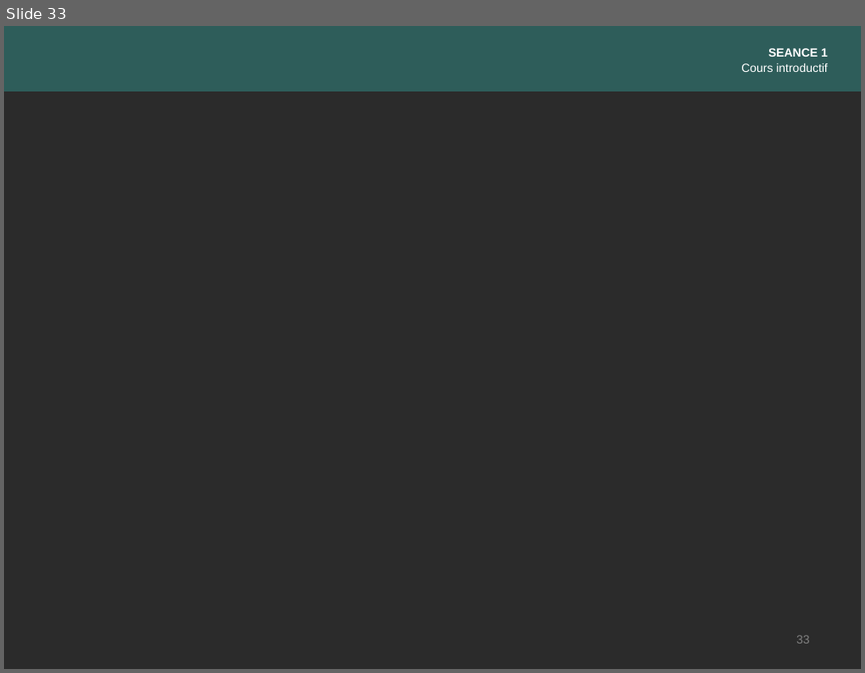
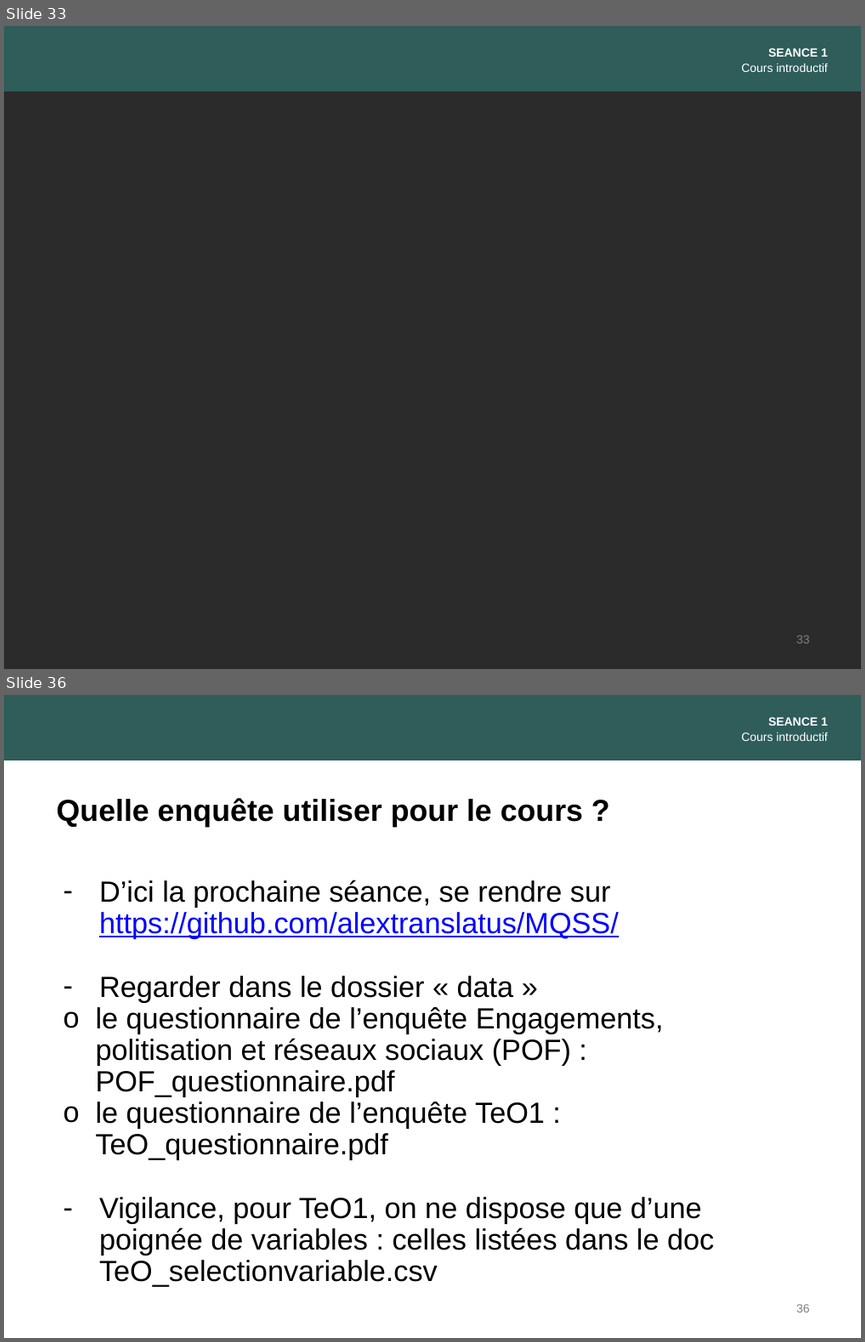
Before and after one commit to alextranslatus/MQSS, a slide deck: slides/1. Intro Partie I.pptx. Shown one above the other, each under a label of ours: slide 33 before the commit, slides 33 and 36 after it; the slides between them are not shown. The pictures are 865x673 and 865x1342 pixels, drawn with LibreOffice and Linux fonts; fonts in the diff are those of the drawing; background and template pictures are left out; a plain dark background stands for a picture behind light text. Boxes give left, top, right and bottom in pixels: in the first picture for what was removed or moved away, otherwise in the second. Text is boxed around its words. In the diff, an @@ line names an element or a change of style, - is before the commit and + after.

```diff
--- a/slides/1. Intro Partie I.pptx
+++ b/slides/1. Intro Partie I.pptx
@@ slide 36 added at box(4, 695, 861, 1338), background #FFFFFF @@
@@ rectangle added at box(4, 695, 861, 760), fill #2E5D5A @@
@@ text added at box(741, 717, 828, 741), 10 pt, text #FFFFFF @@
+SEANCE 1
+Cours introductif
@@ text added at box(57, 798, 583, 827), 25.5 pt, text #000000, bold @@
+Quelle enquête utiliser pour le cours ?
@@ text added at box(96, 879, 714, 1255), 24.5 pt, text #000000 @@
+– D’ici la prochaine séance, se rendre sur https://github.com/alextranslatus/MQSS/
+– Regarder dans le dossier « data »
+          o le questionnaire de l’enquête Engagements, politisation et réseaux sociaux (POF) : POF_questionnaire.pdf
+          o le questionnaire de l’enquête TeO1 : TeO_questionnaire.pdf
+– Vigilance, pour TeO1, on ne dispose que d’une poignée de variables : celles listées dans le doc TeO_selectionvariable.csv
@@ page number added at box(796, 1304, 810, 1312), 10 pt, text #808080 @@
+36
```
Also in this commit, not shown: 5 slides changed, 1 other slide added, 2 other files.
